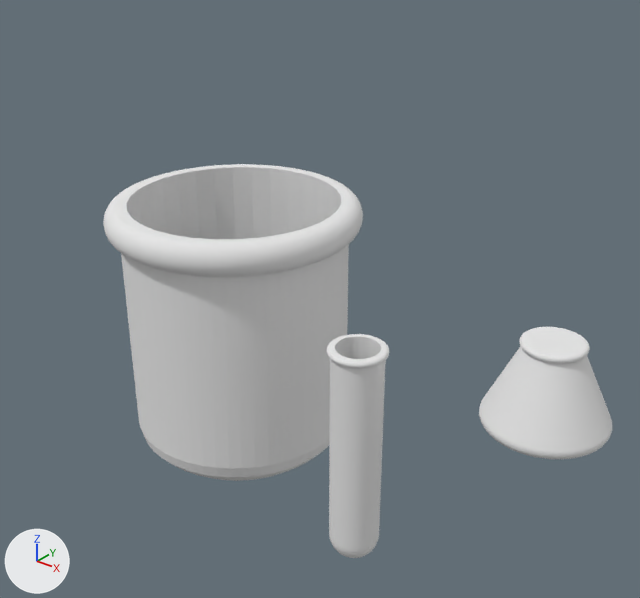
An edit to the Blender file glassware.blend, drawn before and after from the same camera.
Rendered twice from a 50 mm camera at (47.3, -59.5, 57.2) aimed at (-2.0, 2.1, 19.0). The axes (+X, +Y, +Z) are drawn at lower left. The lights are the same throughout.

Before the edit, the objects in view are built like this:
```python
mat_wire_225198087 = diffuse_material('wire_225198087')
mat_wire_225198087.base_color = (0.8, 0.8, 0.8)  # white #e7e7e7
me_test_tubes_001 = bpy.data.meshes.new('Test_Tubes.001')
me_test_tubes_001.from_pydata(...)  # 1892 vertices, 2824 faces; spans x -4.61..4.63, y -5.65..2.96, z -4.69..4.55
me_test_tubes_001.materials.append(mat_wire_225198087)  # white #e7e7e7
me_test_tubes_002 = bpy.data.meshes.new('Test_Tubes.002')
me_test_tubes_002.from_pydata(...)  # 1999 vertices, 3516 faces; spans x -3.0..3.0, y -9.1..15.6, z -3.0..3.0
me_test_tubes_002.materials.append(mat_wire_225198087)  # white #e7e7e7
me_test_tubes_003 = bpy.data.meshes.new('Test_Tubes.003')
me_test_tubes_003.from_pydata(...)  # 2350 vertices, 4605 faces; spans x -19.8..-1.5, y 0.0..13.4, z -9.2..9.1
me_test_tubes_003.materials.append(mat_wire_225198087)  # white #e7e7e7
ob_beaker = bpy.data.objects.new('Beaker', me_test_tubes_001)
ob_beaker.location = (-13.2, 1.9, 17.3)
ob_beaker.rotation_euler = (1.571, 0.0, 0.0)  # degrees (90, 0, 0)
ob_beaker.scale = (2.85, 3.27, 2.85)
ob_rubberstopper = bpy.data.objects.new('RubberStopper', me_test_tubes_003)
ob_rubberstopper.location = (29.5, 0.0, 15.9)
ob_rubberstopper.rotation_euler = (1.571, 0.0, 0.0)  # degrees (90, 0, 0)
ob_rubberstopper.scale = (0.582, 0.582, 0.582)
ob_test_tubes_002 = bpy.data.objects.new('Test_Tubes.002', me_test_tubes_002)
ob_test_tubes_002.location = (9.3, -7.0, 13.3)
ob_test_tubes_002.rotation_euler = (4.712, 0.0, 0.0)  # degrees (270, 0, 0)
ob_test_tubes_002.scale = (0.882, 0.882, 0.882)
```
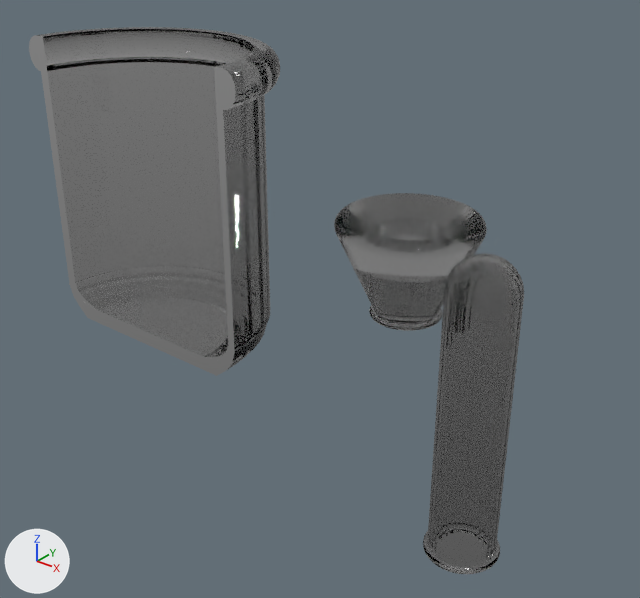
Where the newer file only moved an object's origin or applied its transform, the numbers keep the older frame.

What differs and where, as boxes [x1, y1, x2, y2] in the pictures (640 x 598 px):
'Beaker', recoloured, reshaped, moved, rescaled (10% taller)
    before: [103, 164, 363, 481]
    after: [29, 27, 280, 376]
'Test_Tubes.002', recoloured, moved, turned
    before: [327, 334, 389, 558]
    after: [423, 253, 524, 574]
'RubberStopper', recoloured, mesh turned
    before: [479, 327, 612, 459]
    after: [334, 193, 487, 331]
part 2 of me_test_tubes_001, cut back
    before: [103, 174, 345, 481]
    after: [29, 33, 267, 376]

Edits to the bpy script that builds the scene:
```text
Change mat_wire_225198087:
    remove n0 = _N.new('ShaderNodeOutputMaterial'); n0.name = 'Material Output.001'
    remove n1 = _N.new('ShaderNodeBsdfDiffuse'); n1.name = 'Diffuse BSDF'
    remove _L.new(n1.outputs[0], n0.inputs[0])  # 'BSDF' to 'Surface'
    add n2 = _N.new('ShaderNodeOutputMaterial'); n2.name = 'Material Output'
    add n3 = _N.new('ShaderNodeBsdfGlass'); n3.name = 'Glass BSDF'
    add n3.distribution = 'BECKMANN'
    add n3.inputs[0].default_value = (0.8, 0.8, 0.8, 1.0)  # 'Color', white #e7e7e7
    add n3.inputs[2].default_value = 1.45  # 'IOR'
    add _L.new(n3.outputs[0], n2.inputs[0])  # 'BSDF' to 'Surface'
Change me_test_tubes_003:
    where me_test_tubes_003.from_pydata(...)  # 2350 vertices, 4605 faces; spans x -19.8..-1.5, y 0.0..13.4, z -9.2..9.1
    used by ob_rubberstopper; location = (29.5, 0.0, 15.9); rotation_euler = (1.571, 0.0, 0.0), in degrees (90, 0, 0); scale = (0.582, 0.582, 0.582)
    me_test_tubes_003 part 1: the whole mesh is turned -180 degrees about the z axis through its middle and scaled by 1.2, then moved by (-23.9, 11.2, 0.0)
Change me_test_tubes_001:
    used by ob_beaker; location = (-13.2, 1.9, 17.3); rotation_euler = (1.571, 0.0, 0.0), in degrees (90, 0, 0); scale = (2.85, 3.27, 2.85)
    remove me_test_tubes_001.from_pydata(...)  # 1892 vertices, 2824 faces; spans x -4.61..4.63, y -5.65..2.96, z -4.69..4.55
    add me_test_tubes_001.from_pydata(...)  # 936 vertices, 1403 faces; spans x -4.61..4.63, y -5.65..2.96, z -4.69..0.06
    me_test_tubes_001 part 2: 8 vertices moved from x -3.76..3.87, y -5.65..2.96, z -0.07..-0.04 to x -3.76..3.87, y -5.65..2.96, z 0.03..0.04; 1038 vertices removed from x -4.61..4.63, y -5.65..2.96, z -4.14..4.55; 82 vertices added at x -4.61..4.63, y -5.35..2.96, z -4.15..0.06
Change ob_beaker:
    ob_beaker.location: (-13.2, 1.9, 17.3) -> (-26.3, 0.1, 28.9)
    ob_beaker.scale: (2.85, 3.27, 2.85) -> (3.46, 3.97, 3.46)
Change ob_test_tubes_002:
    ob_test_tubes_002.location: (9.3, -7.0, 13.3) -> (25.2, -16.4, 23.2)
    ob_test_tubes_002.rotation_euler: (4.712, 0.0, 0.0) -> (4.712, 3.142, 0.0)  # degrees (270, 0, 0) -> degrees (270, 180, 0)
```
